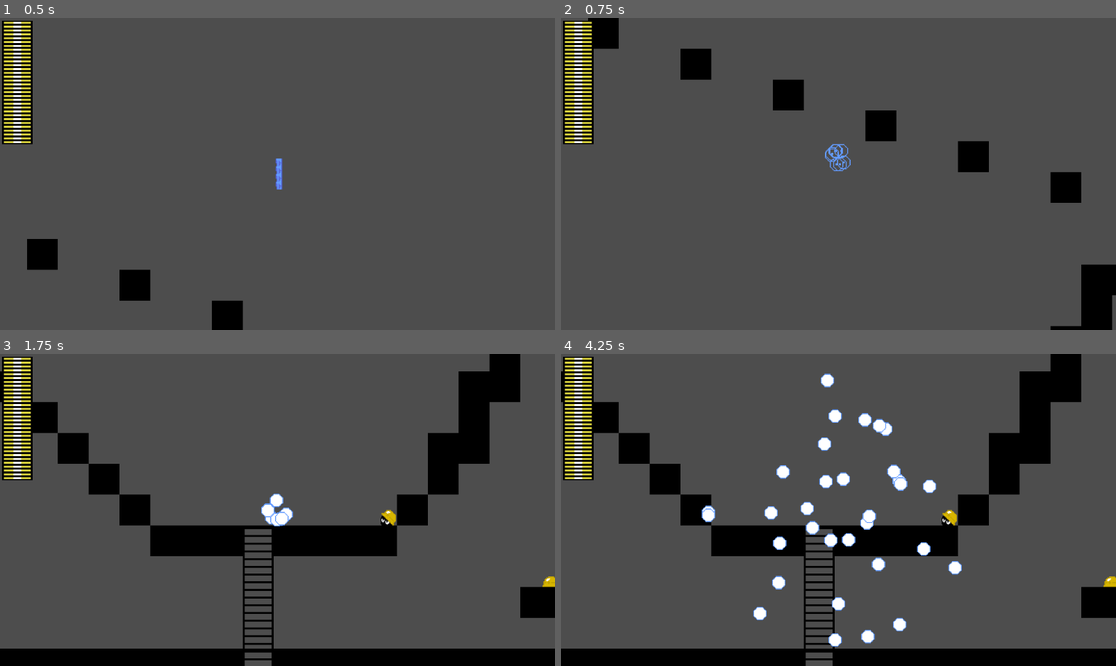
Above: before the commit, frames 1-4 (two rows, left to right).
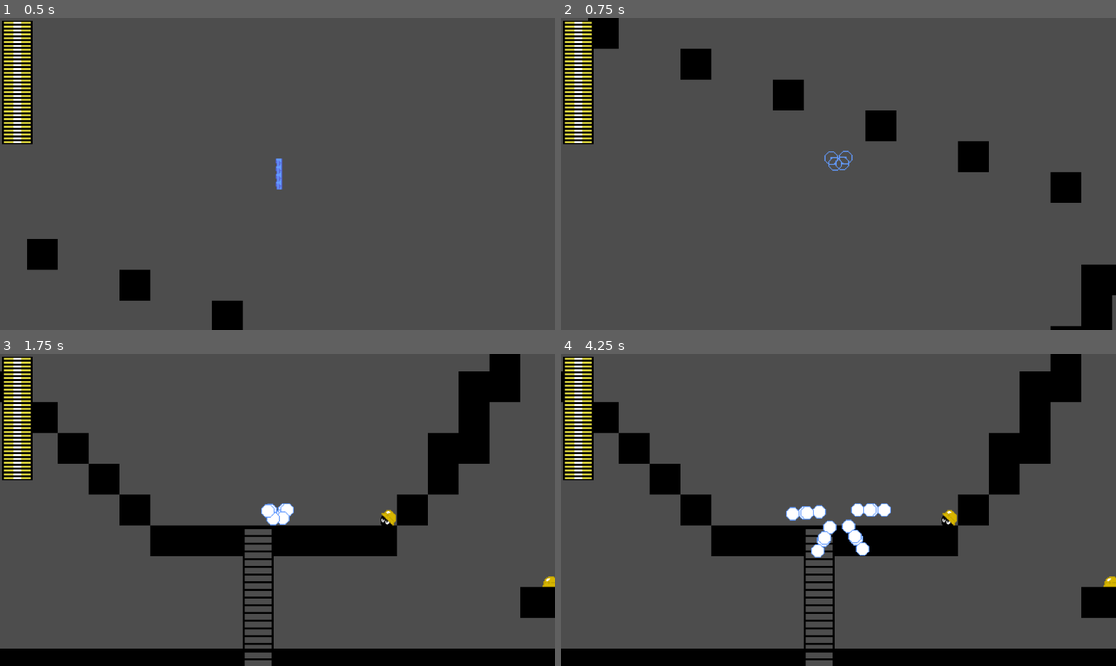
Above: after the commit, the same moments.

Repository: MegaMito/MegaMan-fangame-repo
Game: Godot game, scene res://test.tscn
Same seed, same stepped clock (60 frames per second), same inputs: the game is played once before the commit and once after it.
Inputs:
- Up to frame 1 (0.5 s): no input
- Up to frame 2 (0.75 s): tap Enter (ui_accept) at 0.5 s; hold D (right) from 0.53 s (still down); tap M (test) at 0.6 s
- Up to frame 3 (1.75 s): keep holding D (right); tap Space (jump) at 0.77, 1.52 s; tap K (shoot) at 1.35 s; tap M (test) at 1.55 s
- Up to frame 4 (4.25 s): release D (right) at 2.03 s; hold A (left) 2.03-2.78 s; tap L (slide) at 2.1 s; tap M (test) at 2.3, 2.85, 3.6 s; hold D (right) from 2.78 s (still down); tap Space (jump) at 3.02, 3.77 s

Frame 1 is identical in both runs. In frame 2, 0.2% of the frame differs, in the area x 47-53%, y 40-50%; in frame 3, 0.3%; in frame 4, 3.5%, in the area x 25-73%, y 6-94%.

Commit message:
more failed attempts at learning

Diff:
--- a/megaman.gd
+++ b/megaman.gd
@@ -271,15 +271,19 @@
 		invincible_timer = invincible_timer_max
 
 func dead():
-	var instance = player_death_explosion.instantiate()
+
 	isdead = true
 	velocity.y = 0
 	velocity.x = 0
 	$Node2D.visible = false
 
 	#instance.spawnPos = global_position
-	add_child(instance)
-
+	for i in range(4):
+		var instance = player_death_explosion.instantiate()
+		add_child(instance)
+		instance.rotation = i*45
+		print(i)
+		print(instance.rotation)
 
 
 
--- a/player_death_explosion.tscn
+++ b/player_death_explosion.tscn
@@ -21,11 +21,10 @@
 
 [node name="CPUParticles2D" type="CPUParticles2D" unique_id=1615859439]
 texture_filter = 1
+amount = 1
 texture = SubResource("AnimatedTexture_jhbks")
-lifetime = 5.0
-explosiveness = 1.0
 direction = Vector2(0, 0)
-spread = 180.0
+spread = 0.0
 gravity = Vector2(0, 0)
 initial_velocity_min = 50.0
 initial_velocity_max = 50.0
